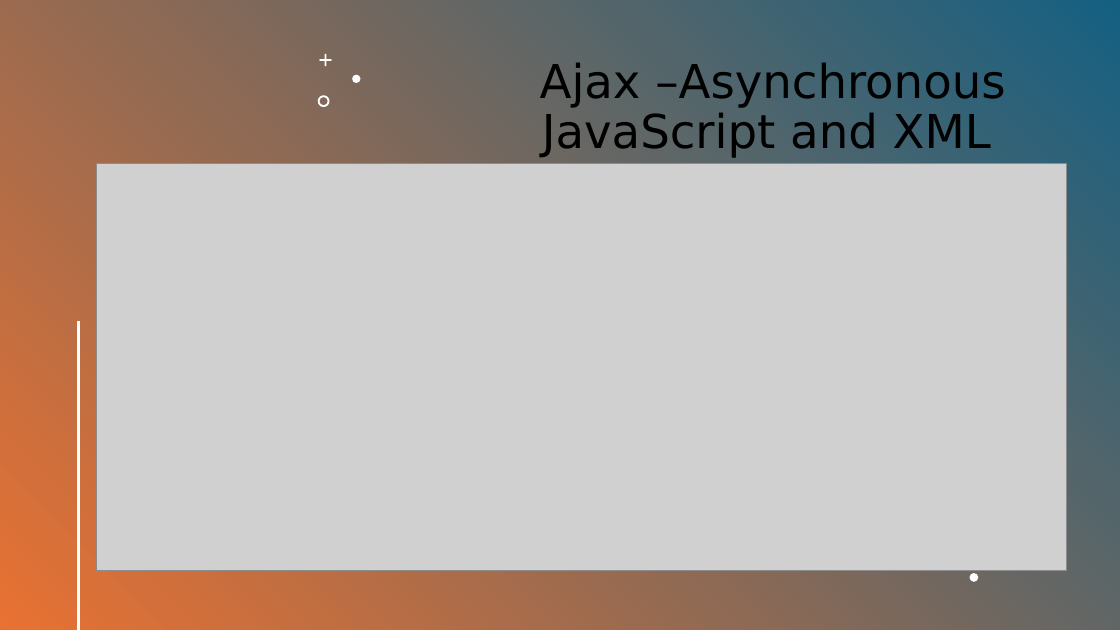
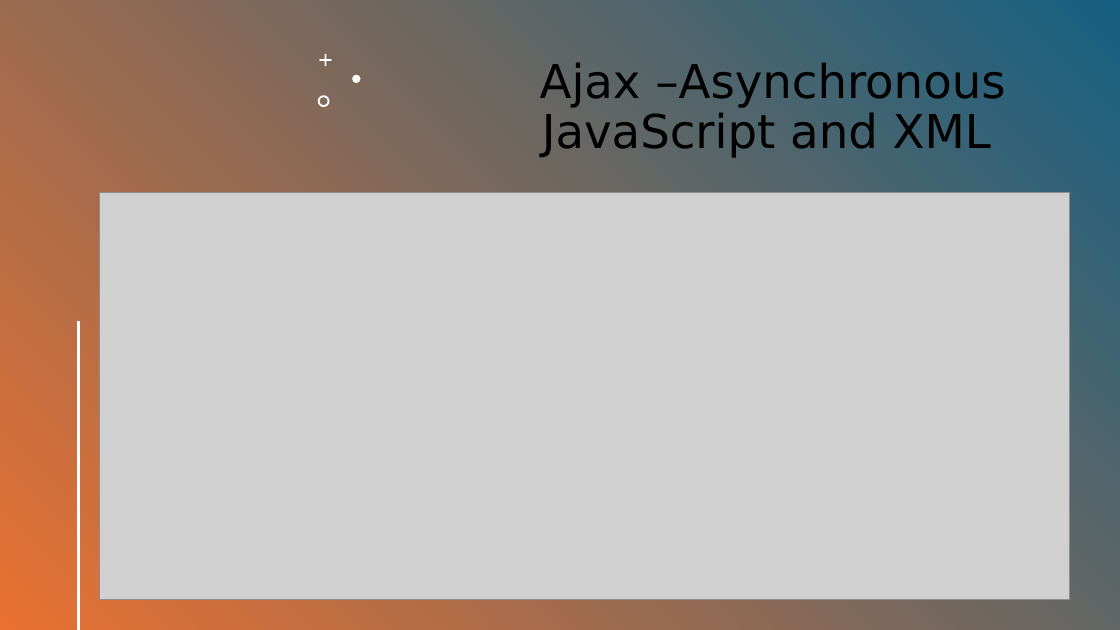
Before and after one commit to RumosProjetos/Acao84091, a slide deck: slide 6 of src/Fundamentos de HTML5, CSS e Javascript/JQuery.pptx. Drawn at 1120x630 pixels with LibreOffice and Linux fonts; fonts in the diff are those of the drawing; grey boxes stand for pictures. Boxes give left, top, right and bottom in pixels: in the first picture for what was removed or moved away, otherwise in the second. Text is boxed around its words. In the diff, an @@ line names an element or a change of style, - is before the commit and + after.

Commit message:
apresentação

```diff
--- a/src/Fundamentos de HTML5, CSS e Javascript/JQuery.pptx
+++ b/src/Fundamentos de HTML5, CSS e Javascript/JQuery.pptx
@@ picture: place and size @@
-picture at (97, 163, 1067, 570)
+picture at (99, 193, 1070, 600)
@@ freeform shape removed at (1033, 560, 1044, 571) @@
@@ freeform shape removed at (970, 573, 978, 581) @@
```
Also in this commit, not shown: 1 other slide changed, 6 slides added.
